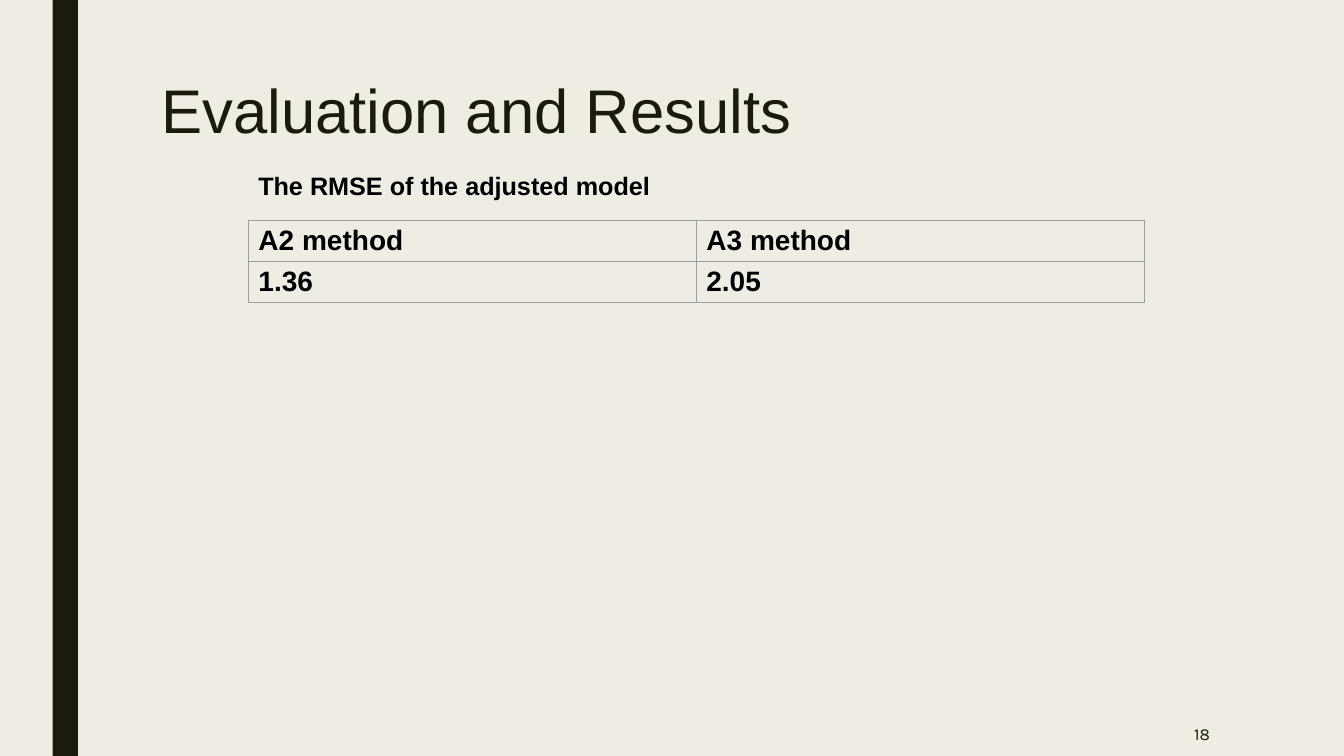
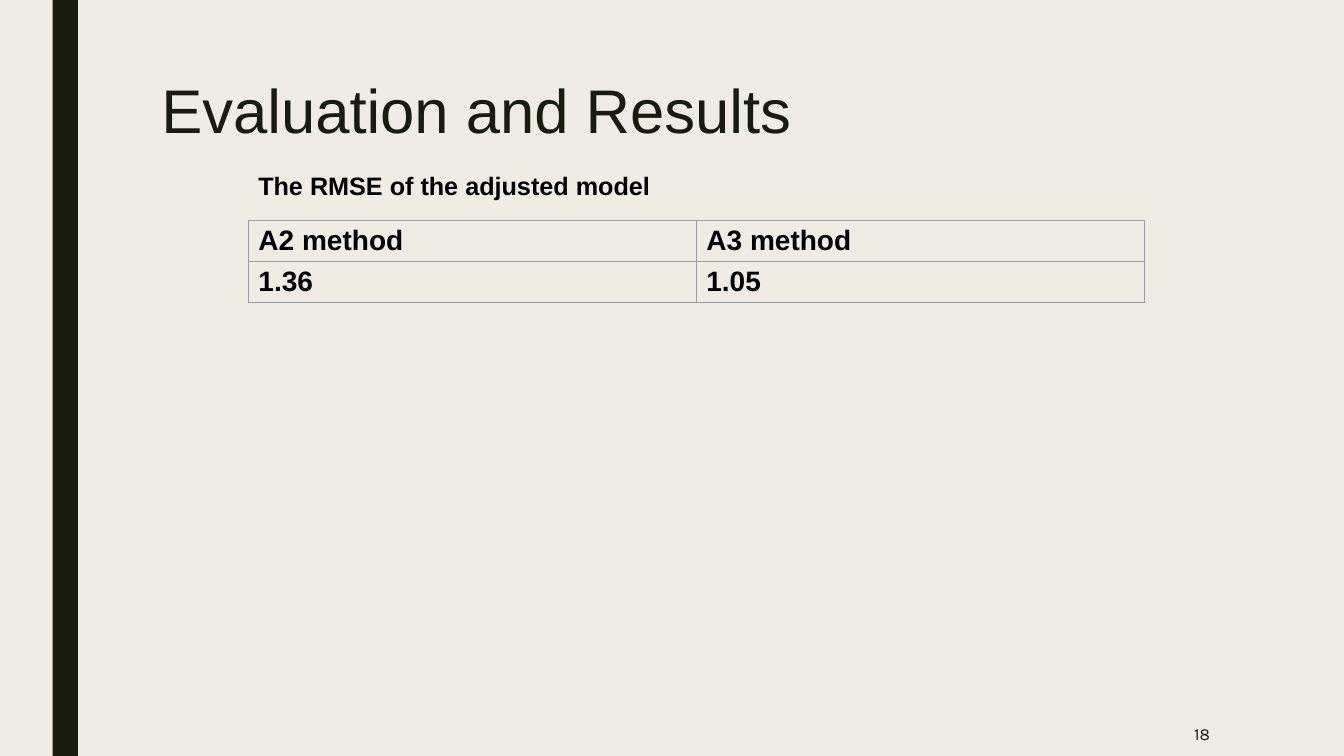
Before and after one commit to TZstatsADS/fall2019-project4-sec1-grp6, a slide deck: slide 18 of doc/Project 4 group 6 Presentation.pptx. Drawn at 1344x756 pixels with LibreOffice and Linux fonts; fonts in the diff are those of the drawing. Boxes give left, top, right and bottom in pixels: in the first picture for what was removed or moved away, otherwise in the second. Text is boxed around its words. In the diff, an @@ line names an element or a change of style, - is before the commit and + after.

```diff
--- a/doc/Project 4 group 6 Presentation.pptx
+++ b/doc/Project 4 group 6 Presentation.pptx
@@ table at [248,220,1143,308] @@
-row 2, column 2: 2.05
+row 2, column 2: 1.05
```
Also in this commit, not shown: 7 other files.
